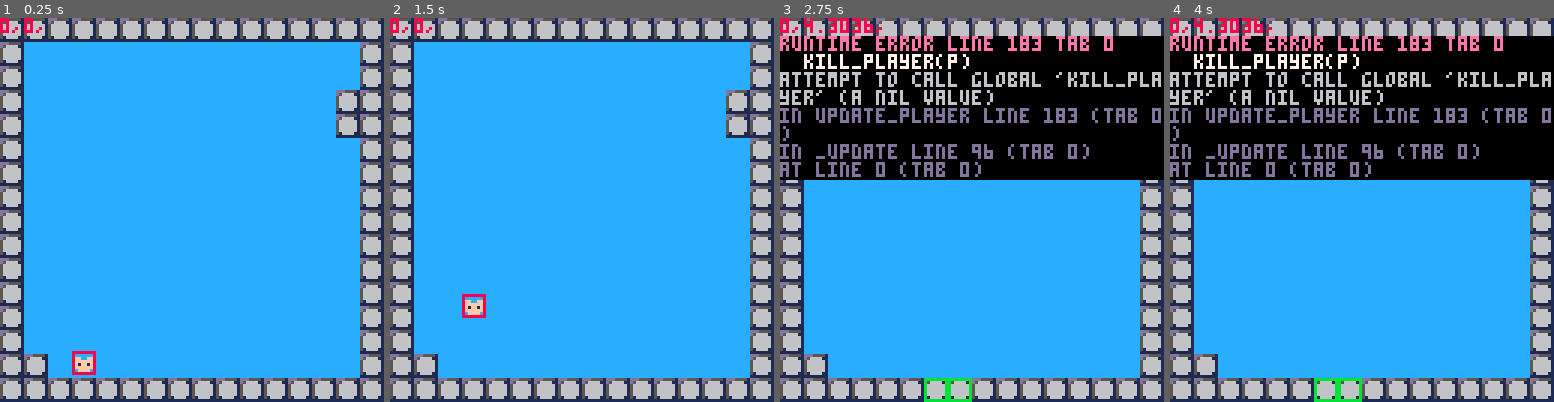
Above: before the commit, frames 1-4 (left to right).
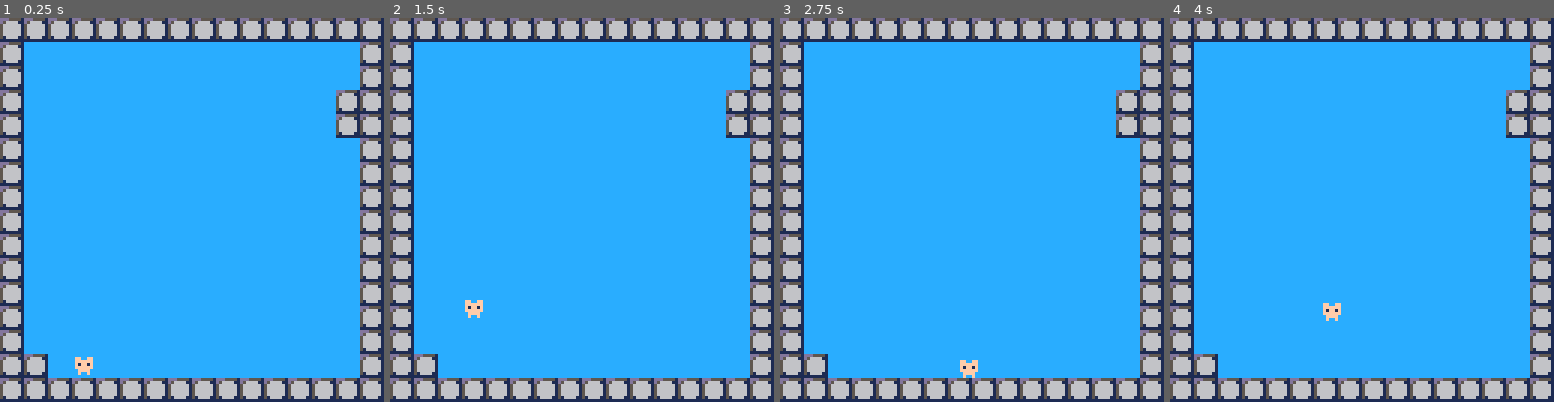
Above: after the commit, the same moments.

Repository: vamolessa/fail-faster
Game: PICO-8 cartridge 60-seconds.p8
Same seed, same stepped clock (60 frames per second), same inputs: the game is played once before the commit and once after it.
Inputs:
- Up to frame 1 (0.25 s): no input
- Up to frame 2 (1.5 s): tap X (X key) at 0.33, 1.07 s; tap O (Z key) at 0.7 s
- Up to frame 3 (2.75 s): hold Right 1.6-2.1 s; tap O (Z key) at 1.7, 2.1, 2.5 s; tap X (X key) at 1.85 s; hold Right from 2.47 s (still down)
- Up to frame 4 (4 s): tap O (Z key) at 2.9, 3.3, 3.7 s; tap X (X key) at 2.97 s; release Right at 3.03 s; hold Left 3.08-3.58 s

The runs differ from the first frame. In frame 1, 0.3% of the frame differs, in the area x 0-25%, y 0-93%; in frame 2, 0.3%; in frame 3, 38%, in the area x 0-100%, y 0-100%; in frame 4, 38%.
Error before the commit: runtime error line 183 tab 0; kill_player(p); attempt to call global 'kill_player' (a nil value)

Commit message:
aeee carai

Diff:
--- a/60-seconds.p8
+++ b/60-seconds.p8
@@ -30,7 +30,7 @@
 map_colliders.__index=function() return {0,0,8,8} end
 setmetatable(map_colliders,map_colliders)
 
-debug_colliders={}
+debug_colliders=nil
 
 -- particles
 test_ppal={7,9,10}
@@ -134,8 +134,6 @@
 
 	spr(player_anim[idx],x,y,1,1,p.flip)
 
-	print(lessa,0,0,8)
-
 	if debug_colliders!=nil then
 		draw_collider(p,8)
 
@@ -145,8 +143,6 @@
 		debug_colliders={}
 	end
 end
-
-lessa=""
 
 function update_player(p)
 	if p.death_anim>0 then
@@ -188,11 +184,6 @@
 		next_map_timer=next_map_time
 	else
 		respond_collision(p,dx,dy)
-
-		lessa=dx..","..dy..","
-		if p.grounded then
-			lessa=lessa.."ground"
-		end
 	end
 end
 
@@ -243,9 +234,6 @@
 		return false,0,0
 	end
 
-	local dvx=b.vx-a.vx
-	local dvy=b.vy-a.vy
-
 	local ax0=a.x+a.ox
 	local ax1=ax0+a.w
 	local ay0=a.y+a.oy
@@ -290,7 +278,7 @@
 	if dy!=0 and sdy!=sgn(a.vy) then
 		a.vy=0
 
-		if sdy<0 and dx==0 then
+		if sdy<0 then
 			a.grounded=true
 		end
 	end
@@ -331,8 +319,8 @@
 		if band(f,f_solid)!=0x0 then
 			local cr,dx,dy=check_collision_raw(c,t,sx,sy)
 			if cr then
+				r.f=bor(r.f,f)
 				r.m=bor(r.m,mm)
-				r.f=bor(r.f,f)
 
 				add(r.c,{x=dx,y=dy})
 
@@ -363,48 +351,49 @@
 	local dx=0
 	local dy=0
 
+	local function t(v,d)
+		return abs(v/d)
+	end
+
 	if #r.c<3 and r.m!=d1 and r.m!=d2 then
-		local sx=0
-		local sy=0
-
-		for c in all(r.c) do
-			if sx==0 then
-				sx=c.x
-			elseif fsgn(c.x)!=sgn(sx) then
-				c.x=0
+		if #r.c==2 then
+			for rc in all(r.c) do
+				dx=max_abs(dx,rc.x)
+				dy=max_abs(dy,rc.y)
+			end
+
+			for rc in all(r.c) do
+				if rc.x!=0 and sgn(rc.x)!=sgn(dx) then
+					dx=0
+					break
+				end
+				if rc.y!=0 and sgn(rc.y)!=sgn(dy) then
+					dy=0
+					break
+				end
+			end
+		elseif #r.c==1 then
+			for rc in all(r.c) do
+				if t(c.vx,rc.x)>t(c.vy,rc.y) then
+					rc.y=0
+				else
+					rc.x=0
+				end
+
+				dx=max_abs(dx,rc.x)
+				dy=max_abs(dy,rc.y)
+			end
+		end
+	else
+		for rc in all(r.c) do
+			if t(c.vx,rc.x)>t(c.vy,rc.y) then
+				rc.y=0
 			else
-				sx=max_abs(sx,c.x)
+				rc.x=0
 			end
 
-			if sy==0 then
-				sy=c.y
-			elseif fsgn(c.y)!=sgn(sy) then
-				c.y=0
-			else
-				sy=max_abs(sy,c.y)
-			end
-		end
-
-		for c in all(r.c) do
-			dx=max_abs(dx,c.x)
-			dy=max_abs(dy,c.y)
-		end
-
-		if abs(dy)<abs(dx) then
-			dx=0
-		else
-			dy=0
-		end
-	else
-		for c in all(r.c) do
-			if abs(c.y)<abs(c.x) then
-				c.x=0
-			else
-				c.y=0
-			end
-
-			dx=max_abs(dx,c.x)
-			dy=max_abs(dy,c.y)
+			dx=max_abs(dx,rc.x)
+			dy=max_abs(dy,rc.y)
 		end
 	end
 
